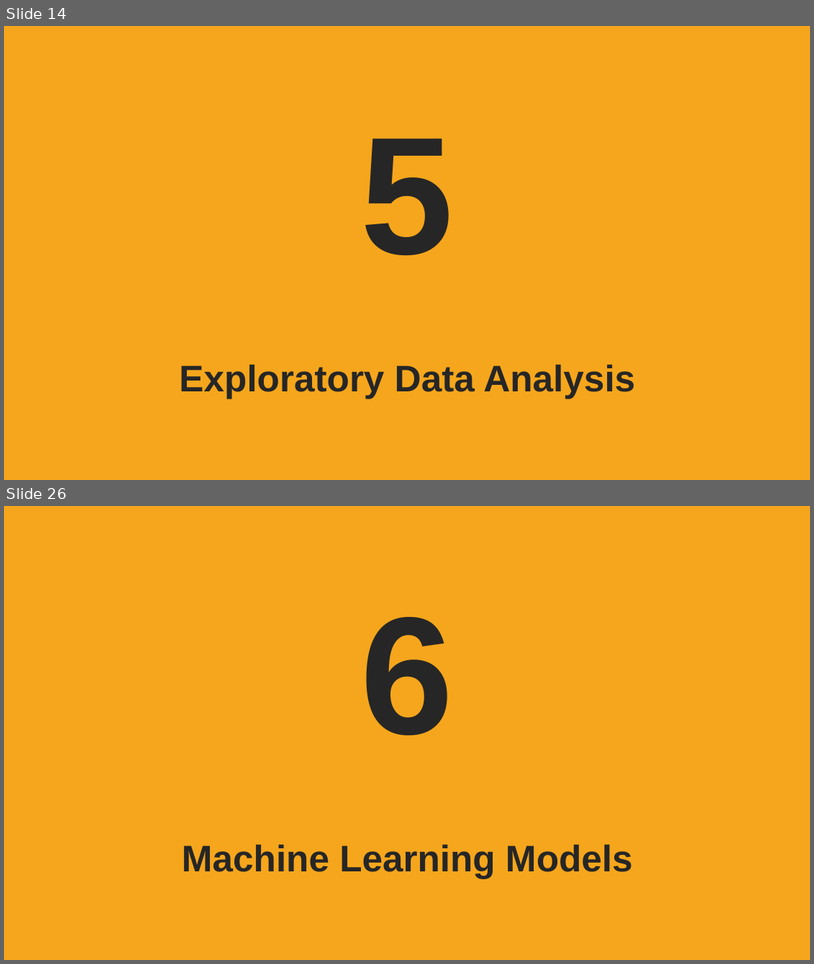
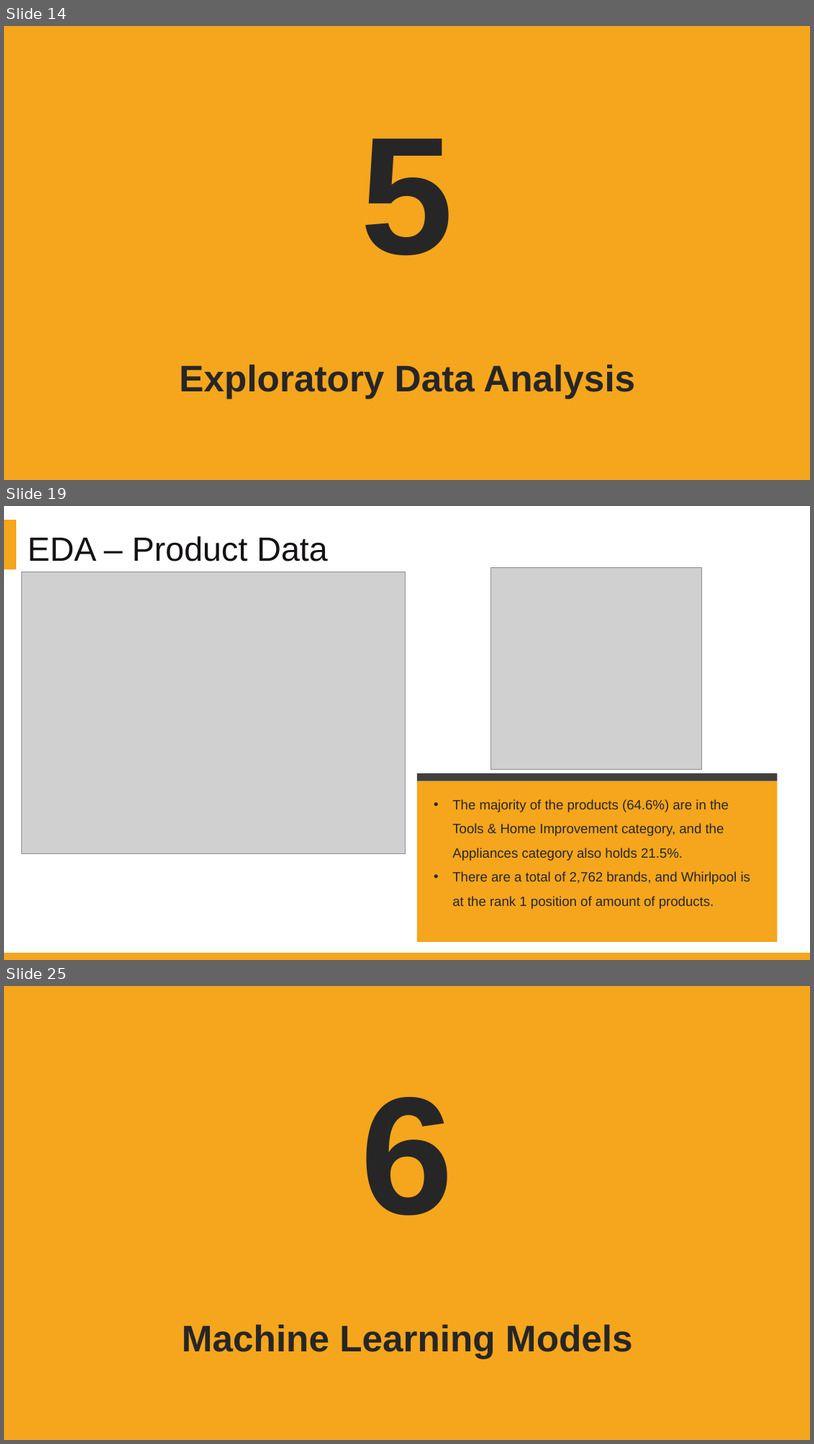
Before and after one commit to DATA-606-SPRING-2022/Jin_DATA606, a slide deck: presentation/Project_Presentation_EDA_v1.1.pptx. Shown one above the other, each under a label of ours: slides 14 and 26 before the commit, slides 14, 19 and 25 after it; the slides between them are not shown. The pictures are 814x964 and 814x1444 pixels, drawn with LibreOffice and Linux fonts; fonts in the diff are those of the drawing; grey boxes stand for pictures; background and template pictures are left out. Boxes give left, top, right and bottom in pixels: in the first picture for what was removed or moved away, otherwise in the second. Text is boxed around its words. In the diff, an @@ line names an element or a change of style, - is before the commit and + after.

```diff
--- a/presentation/Project_Presentation_EDA_v1.1.pptx
+++ b/presentation/Project_Presentation_EDA_v1.1.pptx
@@ slide 19 added at box(4, 506, 810, 960), background #FFFFFF @@
@@ rectangle added at box(4, 520, 16, 569), fill #F5A61C @@
@@ text added at box(25, 538, 162, 548), 28 pt, text #404040 @@
+Add your title
@@ text added at box(28, 536, 328, 561), 40 pt, text #141214 @@
+EDA – Product Data
@@ text added at box(25, 556, 566, 881), 18 pt, text #A6A6A6 @@
+Click add this section keywords detailed description of the contents of this paragraph
@@ picture added at box(491, 568, 702, 769) @@
@@ picture added at box(21, 572, 406, 852) @@
@@ rectangle added at box(417, 780, 778, 942), fill #F5A61C @@
@@ rectangle added at box(417, 773, 778, 781), fill #404040 @@
@@ text added at box(453, 799, 751, 908), 16 pt, text #262626 @@
+• The majority of the products (64.6%) are in the Tools & Home Improvement category, and the Appliances category also holds 21.5%.
+• There are a total of 2,762 brands, and Whirlpool is at the rank 1 position of amount of products.
@@ rectangle added at box(4, 952, 810, 960), fill #F5A61C @@
@@ what was slide 26 is now slide 25 @@
```
Also in this commit, not shown: 2 slides changed, 7 other slides added, 1 slide removed.
